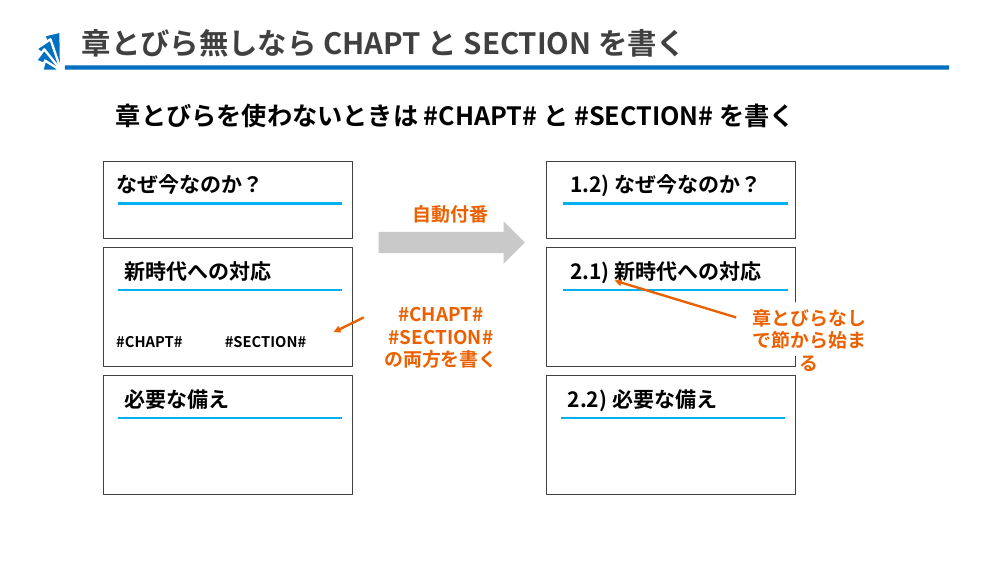
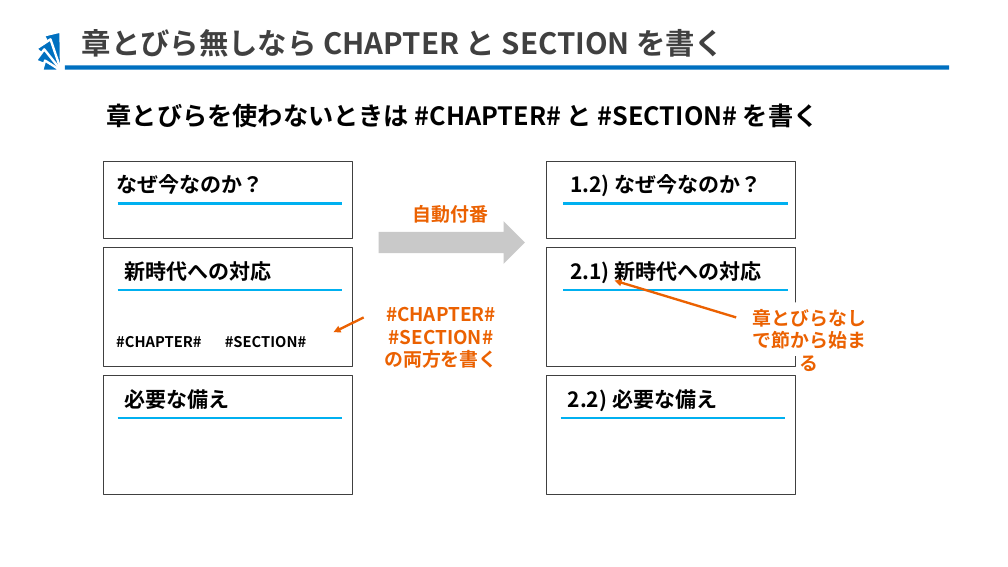
Before and after one commit to hiro77284/ppt-md-merger-samples, a slide deck: slide 6 of cases/105-pptx-numbering/src/105-pptx-numbering.pptx. Drawn at 1008x567 pixels with LibreOffice and Linux fonts; fonts in the diff are those of the drawing. Boxes give left, top, right and bottom in pixels: in the first picture for what was removed or moved away, otherwise in the second. Text is boxed around its words. In the diff, an @@ line names an element or a change of style, - is before the commit and + after.

Commit message:
CHAPT -> CHAPTER

```diff
--- a/cases/105-pptx-numbering/src/105-pptx-numbering.pptx
+++ b/cases/105-pptx-numbering/src/105-pptx-numbering.pptx
@@ title at [82, 29, 724, 57]: text changed @@
-章とびら無しなら CHAPT と SECTION を書く
+章とびら無しなら CHAPTER と SECTION を書く
@@ text at [107, 103, 819, 128]: text changed @@
-章とびらを使わないときは #CHAPT# と #SECTION# を書く
+章とびらを使わないときは #CHAPTER# と #SECTION# を書く
@@ text at [386, 306, 496, 322]: text changed @@
-#CHAPT#
+#CHAPTER#
@@ text at [116, 336, 201, 347]: text changed @@
-#CHAPT#
+#CHAPTER#
```
Also in this commit, not shown: 1 other slide changed, 14 other files.
